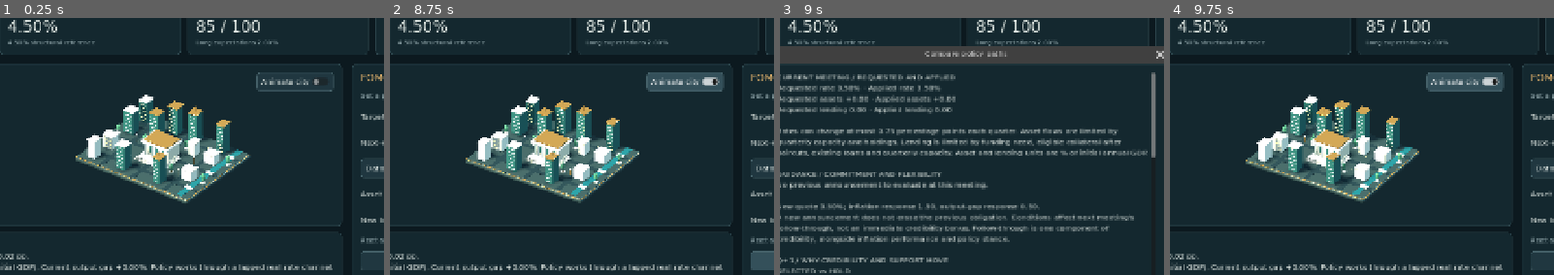
Above: before the commit, frames 1-4 (left to right).
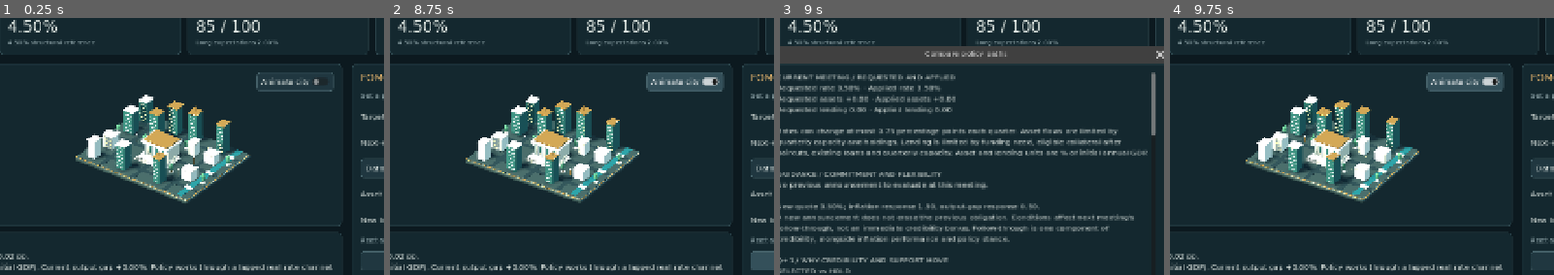
Above: after the commit, the same moments.

Repository: ihearttokyo/fed-chairman-game
Game: Godot game, scene res://main.tscn
Same seed, same stepped clock (60 frames per second), same inputs: the game is played once before the commit and once after it.
Inputs:
- Up to frame 1 (0.25 s): no input
- Up to frame 2 (8.75 s): click "How to play" at 0.5 s; click "New career" at 1.25 s; click "New career" at 2 s; click "Adopt decision → Next quarter" at 2.75 s; click "Adopt decision → Next quarter" at 3.5 s; click "OK" at 4.25 s; click "Data & journal" at 5 s; click "OK" at 5.75 s; click "Animate city" at 6.5 s; click "Data-dependent guidance" at 7.25 s; click "Use staff rate rule" at 8 s
- Up to frame 3 (9 s): click "Compare policy paths" at 8.75 s
- Up to frame 4 (9.75 s): click "OK" at 9.5 s
The pictures show only the part of the screen within x 25-75%, y 13-63%; the shares and areas given below are measured in that part.

Frames 1-2 are identical in both runs. In frame 3, 0.1% of the frame differs, in the area x 96-98%, y 45-55%; in frame 4, nothing differs.

Commit message:
Expose conditional one-control policy contrasts

Diff:
--- a/game/play/main.gd
+++ b/game/play/main.gd
@@ -416,6 +416,24 @@
 	var last: Dictionary = selected.states[-1]
 	var baseline: Dictionary = held.states[-1]
 	text += "Q+8 / SELECTED VS HOLD\nCredibility %.1f vs %.1f / 100\nPublic support %.1f vs %.1f / 100\n\n" % [100 * last.credibility, 100 * baseline.credibility, last.public_support, baseline.public_support]
+	text += "ONE-CONTROL CONTRASTS / SELECTED MINUS ALTERNATIVE\nEach alternative changes only its named input. Guidance keeps conditional coefficients unchanged. Each path uses the same current shock, then no new shocks and its own applied-rate hold. Existing stocks, loans, prior promises and lags remain. These conditional differences are not additive or estimated U.S. effects; zero can mean an unused or constrained tool.\n\n"
+	var alternatives := [
+		["Rate / alternative request today's rate", "policy_rate_request_pct", s.policy_rate_pct, "%"],
+		["Guidance quote / alternative quote applied rate", "guidance_rate_pct", first.policy_rate_pct, "%"],
+		["Asset flow / alternative no new flow", "asset_flow_request_pct_initial_gdp", 0.0, "% of initial annual GDP"],
+		["Lending / alternative no new loans", "liquidity_request_pct_initial_gdp", 0.0, "% of initial annual GDP"],
+	]
+	for alternative in alternatives:
+		var other: Dictionary = policy.duplicate()
+		other[alternative[1]] = alternative[2]
+		var path: Dictionary = career.forecast(other)
+		text += "%s: %.2f%s\n" % [alternative[0], alternative[2], alternative[3]]
+		if not path.ok:
+			text += "Contrast unavailable: " + path.error + "\n\n"
+			continue
+		var reference_first: Dictionary = path.states[0]
+		var reference_last: Dictionary = path.states[-1]
+		text += "Q+1 long yield %+.3f pp; credit spread %+.3f pp\nQ+8 inflation %+.3f pp; unemployment %+.3f pp; credibility %+.2f points; support %+.2f points\n\n" % [first.long_yield_pct - reference_first.long_yield_pct, first.credit_spread_pct - reference_first.credit_spread_pct, last.four_quarter_inflation_pct - reference_last.four_quarter_inflation_pct, last.unemployment_rate_pct - reference_last.unemployment_rate_pct, 100 * (last.credibility - reference_last.credibility), last.public_support - reference_last.public_support]
 	text += "REFERENCE AND LIMITS\nHold today's rate, guide to that rate with data dependence, and request no new asset fl …(507 unchanged characters)…
 	return text
 
--- a/game/tests/ui_test.gd
+++ b/game/tests/ui_test.gd
@@ -207,6 +207,24 @@
 		check(report.contains("Requested rate 8.00%"), "briefing shows the requested instrument")
 		check(report.contains("Applied rate %.2f%%" % selected.states[0].policy_rate_pct), "briefing shows actual capped rate")
 		check(report.contains("Applied lending %.2f" % selected.states[0].liquidity_applied_pct_initial_gdp), "briefing shows collateral-constrained lending")
+		check(report.contains("ONE-CONTROL CONTRASTS / SELECTED MINUS ALTERNATIVE"), "comparison isolates staged tools")
+		var alternatives := [
+			["Rate / alternative request today's rate", "policy_rate_request_pct", game.career.state.policy_rate_pct, "%"],
+			["Guidance quote / alternative quote applied rate", "guidance_rate_pct", selected.states[0].policy_rate_pct, "%"],
+			["Asset flow / alternative no new flow", "asset_flow_request_pct_initial_gdp", 0.0, "% of initial annual GDP"],
+			["Lending / alternative no new loans", "liquidity_request_pct_initial_gdp", 0.0, "% of initial annual GDP"],
+		]
+		for alternative in alternatives:
+			var other: Dictionary = game._policy().duplicate()
+			other[alternative[1]] = alternative[2]
+			var path: Dictionary = game.career.forecast(other)
+			var first: Dictionary = selected.states[0]
+			var last: Dictionary = selected.states[7]
+			var reference_first: Dictionary = path.states[0]
+			var reference_last: Dictionary = path.states[7]
+			var row := "%s: %.2f%s\nQ+1 long yield %+.3f pp; credit spread %+.3f pp\nQ+8 inflation %+.3f pp; unemployment %+.3f pp; credibility %+.2f points; support %+.2f points" % [alternative[0], alternative[2], alternative[3], first.long_yield_pct - reference_first.long_yield_pct, first.credit_spread_pct - reference_first.credit_spread_pct, last.four_quarter_inflation_pct - reference_last.four_quarter_inflation_pct, last.unemployment_rate_pct - reference_last.unemployment_rate_pct, 100 * (last.credibility - reference_last.credibility), last.public_support - reference_last.public_support]
+			check(report.contains(row), "named tool contrast matches its real one-input alternative at both horizons")
+		check(report.contains("only its named input") and report.contains("not additive") and report.contains("conditional coefficients unchanged"), "tool contrasts disclose matched controls and interpretation limits")
 		check(report.contains("Inflation %+.3f pp" % (selected.states[7].four_quarter_inflation_pct - held.states[7].four_quarter_inflation_pct)), "comparison uses the actual paired Q8 paths")
 		check(report.contains("Credibility %.1f vs %.1f" % [100 * selected.states[7].credibility, 100 * held.states[7].credibility]), "comparison exposes credibility consequences")
 		for staged_rate in [8.0, game.career.state.policy_rate_pct]:
@@ -235,6 +253,8 @@
 		comparison.get_ok_button().pressed.emit()
 		await process_frame
 		game._start_career("supply_shock", 1)
+		var neutral_report: String = game._decision_briefing()
+		check(neutral_report.count("Q+1 long yield +0.000 pp; credit spread +0.000 pp") == 4 and neutral_report.count("Q+8 inflation +0.000 pp; unemployment +0.000 pp; credibility +0.00 points; support +0.00 points") == 4, "unused-tool contrasts truthfully report zero effect")
 	game.rate.value = 4.25
 	game.guidance.value = 4.25
 	await process_frame # SpinBox updates its visible text on the next frame.
Not shown, changed: docs/FED_RESEARCH.md
Not shown, changed: game/README.md
